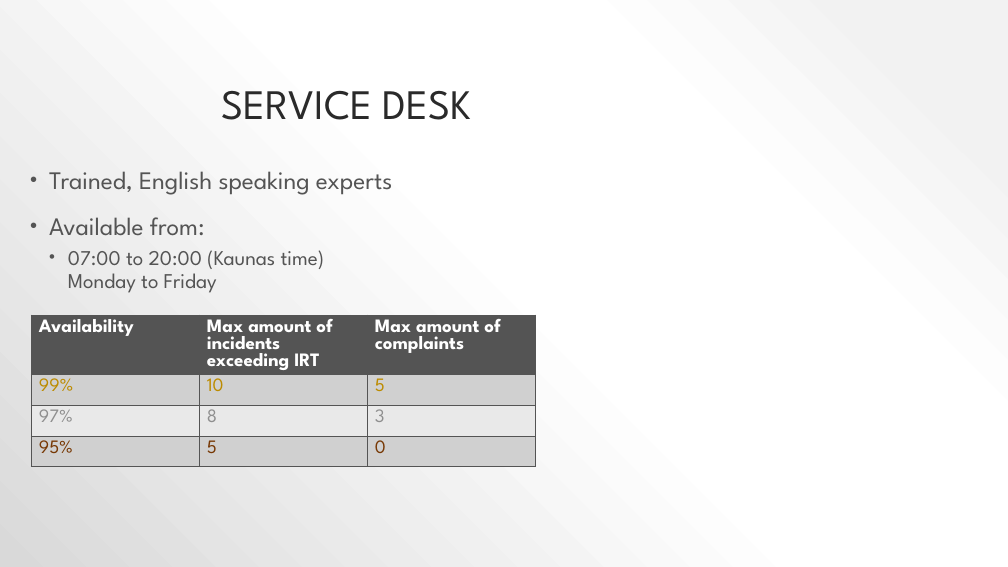
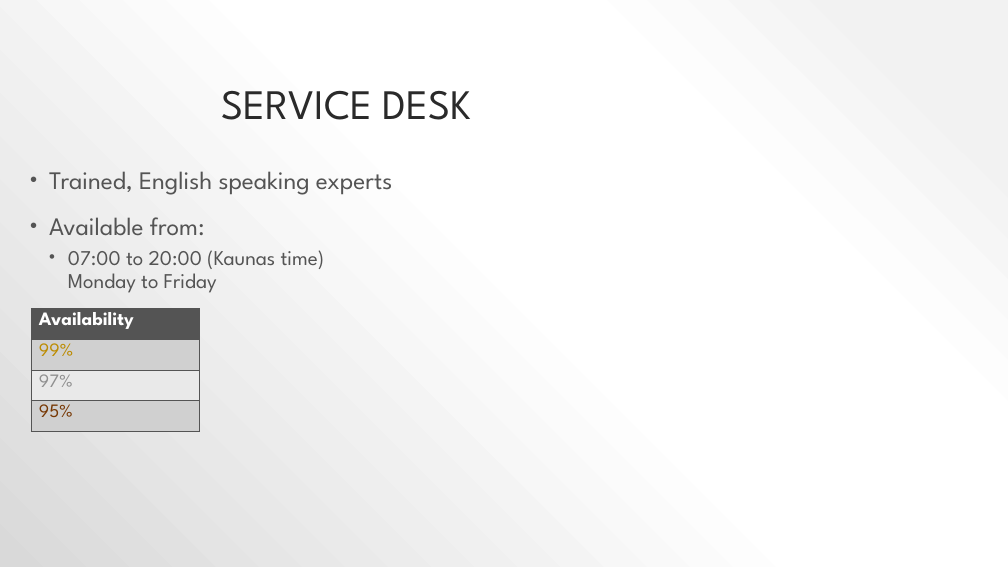
Before and after one commit to QuestCode/thema-2.1-slm, a slide deck: slide 6 of Leertaken/Project/Presentation.pptx. Drawn at 1008x567 pixels with LibreOffice and Linux fonts; fonts in the diff are those of the drawing; background and template pictures are left out. Boxes give left, top, right and bottom in pixels: in the first picture for what was removed or moved away, otherwise in the second. Text is boxed around its words. In the diff, an @@ line names an element or a change of style, - is before the commit and + after.

```diff
--- a/Leertaken/Project/Presentation.pptx
+++ b/Leertaken/Project/Presentation.pptx
@@ table at <box>31,309,199,431</box> @@
-column 2: Max amount of incidents exceeding IRT | 10 | 8 | 5
-column 3: Max amount of complaints | 5 | 3 | 0
@@ table: place and size @@
-table at <box>31,315,535,483</box>
+table at <box>31,309,199,431</box>
```
Also in this commit, not shown: 2 other slides changed, 1 other file.
